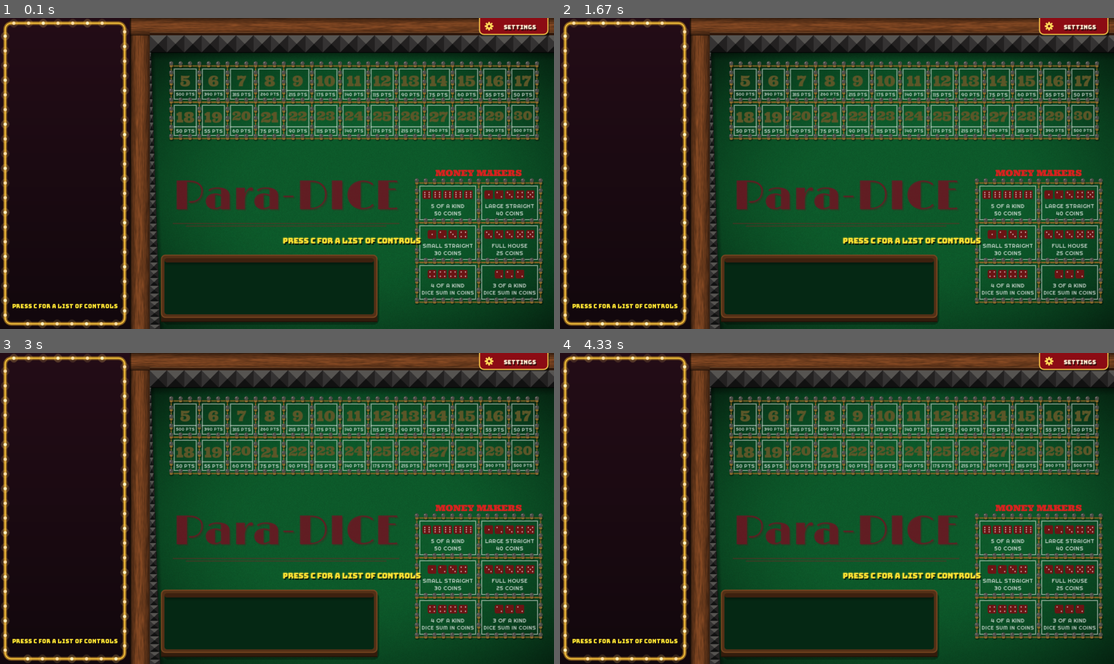
Above: before the commit, frames 1-4 (two rows, left to right).
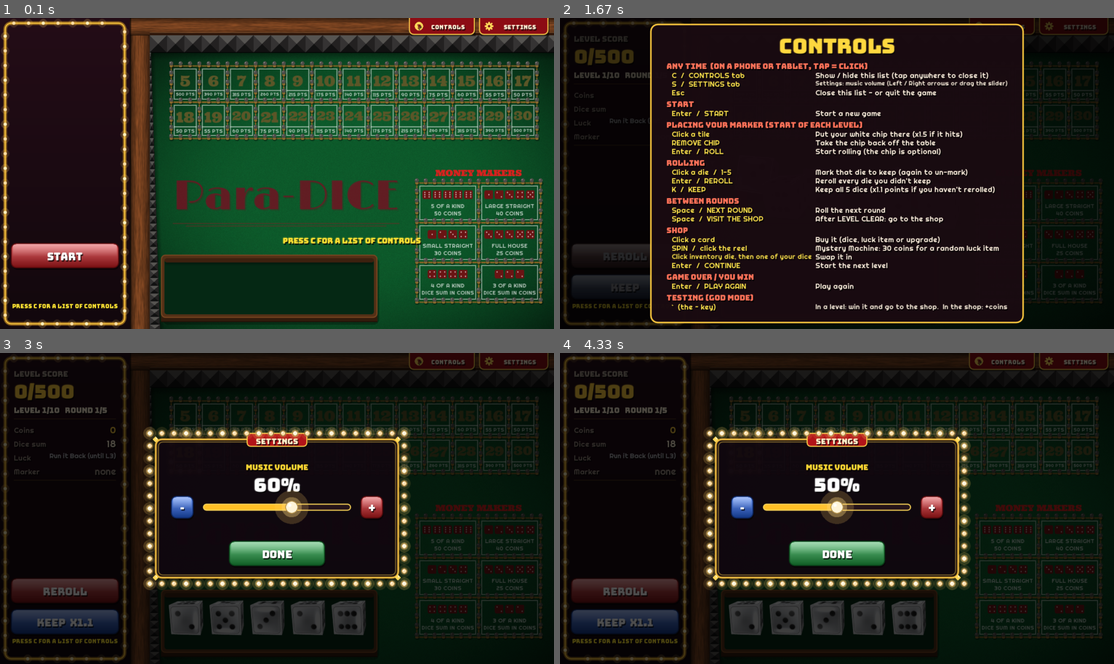
Above: after the commit, the same moments.

Repository: OJSS18/para-dice
Game: LÖVE game, started from main.lua
Two runs of this game, one before a commit and one after it. Both use one fixed random seed, a clock stepped at 60 frames per second and the inputs below.
Inputs (mouse positions are in pixels of both pictures, inside the frame that each line leads up to):
- Up to frame 1 (0.1 s): no input
- Up to frame 2 (1.67 s): press the mouse at (626, 254) at 0.37 s; move the mouse to (759, 248) at 0.47 s; release the mouse at (892, 241) at 0.6 s; press the mouse at (626, 254) at 0.7 s; move the mouse to (643, 251) at 0.8 s; release the mouse at (665, 245) at 0.93 s; press the mouse at (1003, 27) at 1.03 s; move the mouse to (953, 95) at 1.13 s; release the mouse at (903, 164) at 1.27 s; tap Right at 1.33 s
- Up to frame 3 (3 s): press the mouse at (515, 362) at 1.7 s; move the mouse to (421, 468) at 1.8 s; release the mouse at (332, 573) at 1.93 s; press the mouse at (515, 362) at 2.03 s; move the mouse to (382, 396) at 2.13 s; release the mouse at (254, 433) at 2.27 s; hold Right 2.33-2.8 s; hold Right from 2.83 s (still down)
- Up to frame 4 (4.33 s): release Right at 3.3 s; hold Left 3.33-3.87 s; hold Left 3.9-4.3 s

The runs differ from the first frame. In frame 1, 2.2% of the frame differs, in the area x 1-86%, y 0-81%; in frame 2, 81%, in the area x 0-100%, y 0-100%; in frame 3, 79%; in frame 4, 79%.

Commit message:
Mobile support: tap buttons for every key-only step, CONTROLS tab, page scales to fit phones, landscape prompt, audio unlock on first tap

Diff:
--- a/banner.lua
+++ b/banner.lua
@@ -116,9 +116,9 @@
 function banner.drawControlsHint(r)
     love.graphics.setFont(fonts.hint)
     love.graphics.setColor(0, 0, 0, 0.7)
-    love.graphics.printf("PRESS C FOR A LIST OF CONTROLS", r.x + 1, r.y + 2, r.w, "center")
+    love.graphics.printf(ui.controlsHint(), r.x + 1, r.y + 2, r.w, "center")
     love.graphics.setColor(YELLOW)
-    love.graphics.printf("PRESS C FOR A LIST OF CONTROLS", r.x, r.y, r.w, "center")
+    love.graphics.printf(ui.controlsHint(), r.x, r.y, r.w, "center")
 end
 
 
@@ -250,7 +250,13 @@
         local canReroll = ready and dice.canReroll() and dice.countToReroll() > 0
         local canKeep   = ready and dice.canKeep()
 
-        ui.glossyButton(layout.rerollButton(), "REROLL", RED_BUTTON, canReroll)
+        if state == "roundOver" then
+            -- Between rounds the red button starts the next round
+            -- (so it can be tapped on a phone - no Space bar there).
+            ui.glossyButton(layout.rerollButton(), "NEXT ROUND", RED_BUTTON, true)
+        else
+            ui.glossyButton(layout.rerollButton(), "REROLL", RED_BUTTON, canReroll)
+        end
 
         -- Show the bonus on KEEP while it can still be earned.
         local keepLabel = "KEEP"
@@ -266,6 +272,8 @@
 -- Just the decorated banner with the controls hint (start screen).
 function banner.drawFrameOnly()
     drawFrame()
+    -- A big START button (Enter works too).
+    ui.glossyButton(layout.rerollButton(), "START", RED_BUTTON, true)
     banner.drawControlsHint(layout.controlsHint())
 end
 
--- a/controlsguide.lua
+++ b/controlsguide.lua
@@ -13,13 +13,13 @@
 
 -- Each section has a title and a list of {keys, what it does}.
 local SECTIONS = {
-    { title = "ANY TIME", items = {
-        { "C",       "Show / hide this list" },
+    { title = "ANY TIME  (on a phone or tablet, tap = click)", items = {
+        { "C  /  CONTROLS tab", "Show / hide this list (tap anywhere to close it)" },
         { "S  /  SETTINGS tab", "Settings: music volume (Left / Right arrows or drag the slider)" },
         { "Esc",     "Close this list - or quit the game" },
     } },
     { title = "START", items = {
-        { "Enter",   "Start a new game" },
+        { "Enter  /  START",   "Start a new game" },
     } },
     { title = "PLACING YOUR MARKER (start of each level)", items = {
         { "Click a tile",        "Put your white chip there (x1.5 if it hits)" },
@@ -32,8 +32,8 @@
         { "K  /  KEEP",          "Keep all 5 dice (x1.1 points if you haven't rerolled)" },
     } },
     { title = "BETWEEN ROUNDS", items = {
-        { "Space",   "Roll the next round" },
-        { "Space",   "After LEVEL CLEAR: go to the shop" },
+        { "Space  /  NEXT ROUND",     "Roll the next round" },
+        { "Space  /  VISIT THE SHOP", "After LEVEL CLEAR: go to the shop" },
     } },
     { title = "SHOP", items = {
         { "Click a card",               "Buy it (dice, luck item or upgrade)" },
@@ -42,7 +42,7 @@
         { "Enter  /  CONTINUE",         "Start the next level" },
     } },
     { title = "GAME OVER / YOU WIN", items = {
-        { "Enter",   "Play again" },
+        { "Enter  /  PLAY AGAIN",   "Play again" },
     } },
 }
 
@@ -51,6 +51,38 @@
     { "`  (the ~ key)", "In a level: win it and go to the shop.  In the shop: +coins" },
 } }
 
+
+-- The CONTROLS tab, hanging from the top edge just left of SETTINGS.
+-- (On a phone there's no C key, so this is how you open the list.)
+function controlsguide.tabRect()
+    return { x = love.graphics.getWidth() - 334, y = 0, w = 150, h = 38 }
+end
+
+function controlsguide.isOnTab(x, y)
+    local r = controlsguide.tabRect()
+    return x >= r.x and x <= r.x + r.w and y >= r.y and y <= r.y + r.h
+end
+
+function controlsguide.drawTab()
+    local r = controlsguide.tabRect()
+    love.graphics.setColor(0, 0, 0, 0.5)
+    love.graphics.rectangle("fill", r.x + 3, r.y + 4, r.w, r.h)
+    if ui.isHovered(r) then
+        love.graphics.setColor(0.75, 0.08, 0.12)
+    else
+        love.graphics.setColor(0.55, 0.05, 0.08)
+    end
+    love.graphics.rectangle("fill", r.x, r.y - 10, r.w, r.h + 10, 10, 10)
+    love.graphics.setColor(1, 0.82, 0.3)
+    love.graphics.setLineWidth(2)
+    love.graphics.rectangle("line", r.x, r.y - 10, r.w, r.h + 10, 10, 10)
+    love.graphics.setLineWidth(1)
+    -- A gold "?" coin
+    love.graphics.setColor(1, 0.85, 0.35)
+    love.graphics.circle("fill", r.x + 22, r.y + r.h / 2, 10)
+    ui.text("?", fonts.hint, r.x + 12, r.y + r.h / 2 - 8, 20, "center", { 0.45, 0.04, 0.07 })
+    ui.text("CONTROLS", fonts.hint, r.x + 36, r.y + 12, r.w - 44, "center", { 1, 0.95, 0.85 })
+end
 
 -- Draw the guide over whatever is on screen.
 function controlsguide.draw()
--- a/draw.lua
+++ b/draw.lua
@@ -177,7 +177,7 @@
 
     local _, cy = layout.logoCenter()
     local f = layout.felt()
-    ui.text("PRESS C FOR A LIST OF CONTROLS", fonts.heading, f.x, cy + 90, f.w, "center",
+    ui.text(ui.controlsHint(), fonts.heading, f.x, cy + 90, f.w, "center",
         { 1, 0.9, 0.2 }, true)
 end
 
@@ -218,13 +218,14 @@
     end
 end
 
--- A big glowing title with a line under it, and the controls hint below.
-local function drawMessage(title, titleColor, line)
+-- A big glowing title, a line under it, a glossy button to carry on
+-- (so it can be tapped on a phone), and the controls hint below.
+local function drawMessage(title, titleColor, line, buttonLabel)
     local W, H = love.graphics.getWidth(), love.graphics.getHeight()
-    ui.text(title, fonts.logo, 0, H / 2 - 130, W, "center", titleColor, true)
-    ui.text(line, fonts.text, 0, H / 2 + 10, W, "center", { 1, 0.97, 0.9 })
-    ui.text("PRESS C FOR A LIST OF CONTROLS", fonts.heading, 0, H / 2 + 60, W, "center",
-        { 1, 0.9, 0.2 })
+    ui.text(title, fonts.logo, 0, H / 2 - 150, W, "center", titleColor, true)
+    ui.text(line, fonts.text, 0, H / 2 - 10, W, "center", { 1, 0.97, 0.9 })
+    ui.glossyButton(layout.overlayButton(), buttonLabel, { 0.10, 0.65, 0.25 }, true)
+    ui.text(ui.controlsHint(), fonts.heading, 0, H / 2 + 130, W, "center", { 1, 0.9, 0.2 })
 end
 
 -- LEVEL CLEAR: the finished level, dimmed, with confetti and a message.
@@ -234,7 +235,7 @@
     drawConfetti()
     drawMessage("LEVEL CLEAR!", { 1, 0.85, 0.1 },
         "Level " .. score.level .. ":  " .. score.levelTotal .. "/" .. score.getTarget()
-            .. "     +" .. score.levelCoins .. " coins this level")
+            .. "     +" .. score.levelCoins .. " coins this level", "VISIT THE SHOP")
 end
 
 -- VICTORY: the last level is cleared - the whole game is won.
@@ -243,7 +244,8 @@
     drawDimOverlay()
     drawConfetti()
     drawMessage("YOU BEAT THE HOUSE!", { 1, 0.85, 0.1 },
-        "All " .. score.MAX_LEVEL .. " levels cleared  -  final total: " .. score.total .. " points")
+        "All " .. score.MAX_LEVEL .. " levels cleared  -  final total: " .. score.total .. " points",
+        "PLAY AGAIN")
 end
 
 -- GAME OVER: the finished level, dimmed, with a message.
@@ -251,7 +253,7 @@
     draw.playScreen(state)
     drawDimOverlay()
     drawMessage("GAME OVER", { 1, 0.3, 0.3 },
-        "You scored " .. score.levelTotal .. " - you needed " .. score.getTarget())
+        "You scored " .. score.levelTotal .. " - you needed " .. score.getTarget(), "PLAY AGAIN")
 end
 
 return draw
--- a/layout.lua
+++ b/layout.lua
@@ -326,6 +326,12 @@
     return rect(kb.x, kb.y - 16 - config.BUTTON_H, kb.w, config.BUTTON_H)
 end
 
+-- The big button on the LEVEL CLEAR / GAME OVER / YOU WIN screens.
+function layout.overlayButton()
+    local W, H = love.graphics.getWidth(), love.graphics.getHeight()
+    return rect((W - 320) / 2, H / 2 + 40, 320, 64)
+end
+
 -- Where the yellow controls hint goes (under the buttons).
 function layout.controlsHint()
     local b = layout.banner()
--- a/main.lua
+++ b/main.lua
@@ -58,6 +58,7 @@
 local draw      = require("draw")
 local shopdraw  = require("shopdraw")
 local controlsguide = require("controlsguide")
+local ui            = require("ui")
 local settings      = require("settings")
 local settingsmenu  = require("settingsmenu")
 local music         = require("music")
@@ -290,6 +291,7 @@
 
     -- The SETTINGS tab is on every screen; the panels go on top of everything.
     settingsmenu.drawTab()
+    controlsguide.drawTab()
     if showSettings then
         settingsmenu.draw()
     end
@@ -299,6 +301,8 @@
 end
 
 function love.keypressed(key)
+    ui.touchMode = false   -- a key was pressed, so hints talk about keys again
+
     -- While SETTINGS is open: left/right change the volume, S or Escape
     -- closes it, and every other key is ignored.
     if showSettings then
@@ -404,10 +408,15 @@
 
 -- x, y   = where the mouse was clicked
 -- button = which mouse button (1 = left, 2 = right, 3 = middle)
-function love.mousepressed(x, y, button)
+-- 'istouch' is true when the "click" was really a finger on a touch screen
+-- (LÖVE turns taps into mouse clicks for us, so tapping just works).
+function love.mousepressed(x, y, button, istouch)
     if button ~= 1 then
         return   -- only the left button does anything
     end
+
+    -- Remember whether the player is using touch, so hints can say "tap".
+    ui.touchMode = istouch == true
 
     -- Clicking anywhere closes the controls list (and does nothing else).
     if showControls then
@@ -423,9 +432,37 @@
         return
     end
 
-    -- The SETTINGS tab, on every screen.
+    -- The SETTINGS and CONTROLS tabs, on every screen.
     if settingsmenu.isOnTab(x, y) then
         showSettings = true
+        return
+    end
+    if controlsguide.isOnTab(x, y) then
+        showControls = true
+        return
+    end
+
+    -- Screens that used to need a key now have a button too, so the whole
+    -- game can be played by tapping on a phone.
+    if state == "start" then
+        if layout.isOnRerollButton(x, y) then
+            startGame()                  -- the START button
+        end
+        return
+    elseif state == "roundOver" then
+        if layout.isOnRerollButton(x, y) then
+            startRound()                 -- the NEXT ROUND button
+        end
+        return
+    elseif state == "levelClear" then
+        if layout.isInside(x, y, layout.overlayButton()) then
+            openShop()                   -- VISIT THE SHOP
+        end
+        return
+    elseif state == "gameOver" or state == "victory" then
+        if layout.isInside(x, y, layout.overlayButton()) then
+            startGame()                  -- PLAY AGAIN
+        end
         return
     end
 
--- a/shopdraw.lua
+++ b/shopdraw.lua
@@ -371,7 +371,7 @@
     -- Coins and next level, top-left; the controls hint, top-right.
     ui.text("COINS  " .. player.coins, fonts.heading, 20, 20, 400, "left", GOLD, true)
     ui.text("NEXT UP: LEVEL " .. shop.nextLevel, fonts.heading, 20, 48, 400, "left", WHITE)
-    ui.text("PRESS C FOR A LIST OF CONTROLS", fonts.heading, W - 600, 48, 580, "right", YELLOW)
+    ui.text(ui.controlsHint(), fonts.heading, W - 600, 48, 580, "right", YELLOW)
 
     -- The three windows of cards
     ui.vegasWindow(shop.windowRect(1), "DICE")
--- a/ui.lua
+++ b/ui.lua
@@ -8,6 +8,18 @@
 local fonts = require("fonts")
 
 local ui = {}
+
+-- true once the player has touched the screen (phone / tablet). Hints then
+-- talk about tapping instead of keys. main.lua sets this.
+ui.touchMode = false
+
+-- The "how to see the controls" hint, worded for keyboard or touch.
+function ui.controlsHint()
+    if ui.touchMode then
+        return "TAP CONTROLS (TOP RIGHT) FOR HELP"
+    end
+    return "PRESS C FOR A LIST OF CONTROLS"
+end
 
 -- Blend between two colours. t = 0 gives a, t = 1 gives b.
 local function mix(a, b, t)
Not shown, changed: docs/game.data
